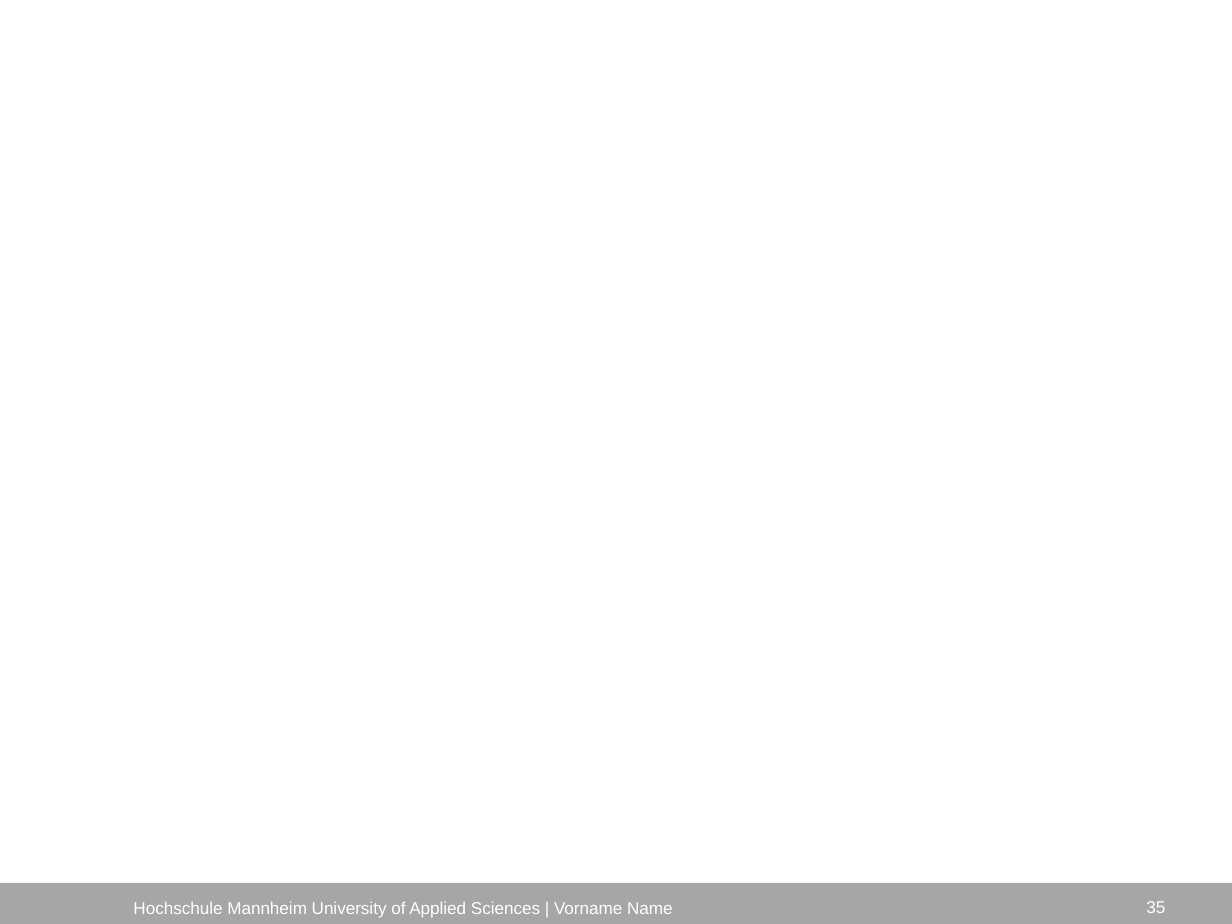
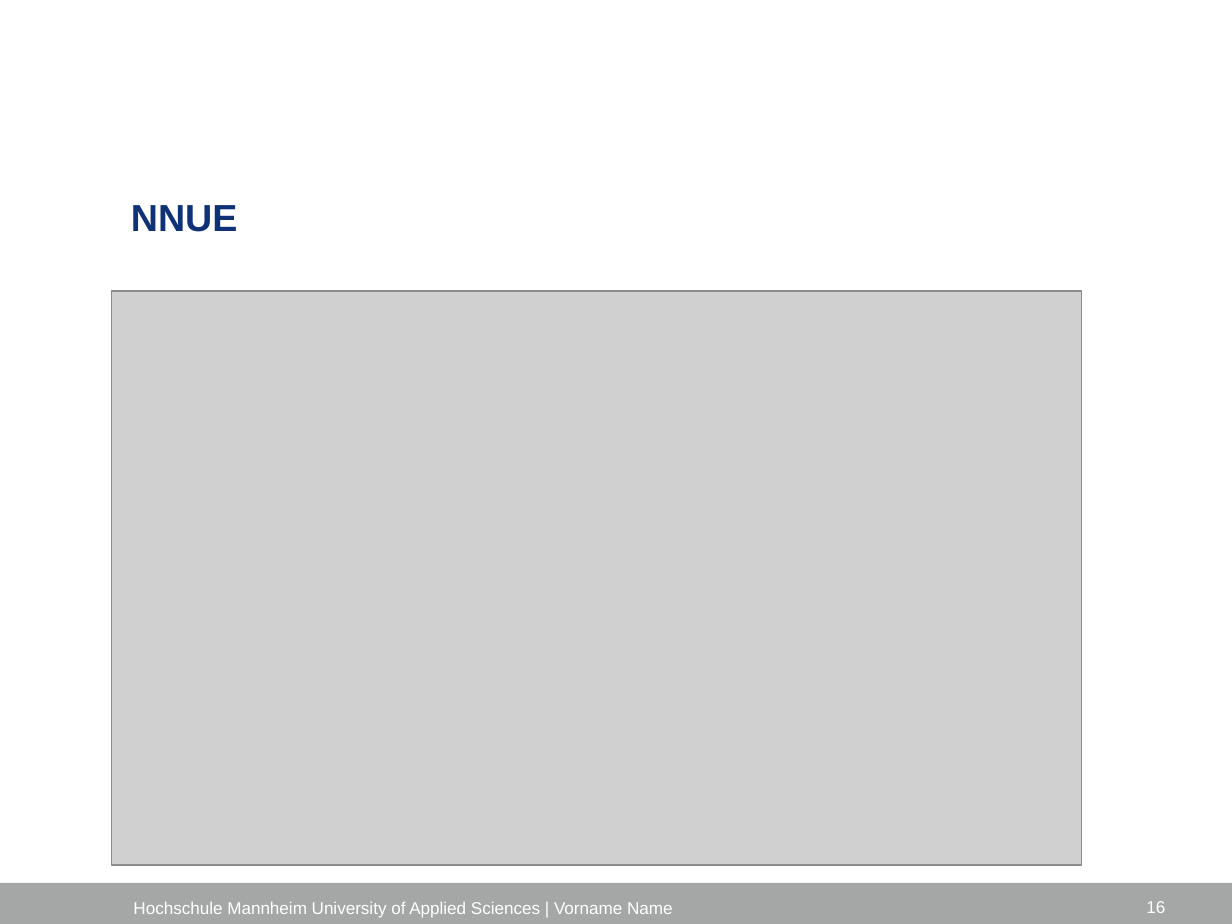
Before and after one commit to marvinkarhan/Bachelorarbeit, a slide deck: slide 16 of latex/Kolloquium/Kolloquium_Marvin_Karhan.pptx (slide 35 before the commit). Drawn at 1232x924 pixels with LibreOffice and Linux fonts; fonts in the diff are those of the drawing; grey boxes stand for pictures; background and template pictures are left out. Boxes give left, top, right and bottom in pixels: in the first picture for what was removed or moved away, otherwise in the second. Text is boxed around its words. In the diff, an @@ line names an element or a change of style, - is before the commit and + after.

```diff
--- a/latex/Kolloquium/Kolloquium_Marvin_Karhan.pptx
+++ b/latex/Kolloquium/Kolloquium_Marvin_Karhan.pptx
@@ title added at box(131, 205, 237, 232), 22 pt, text #0F3277, bold @@
+NNUE
@@ picture added at box(112, 291, 1082, 865) @@
@@ page number at box(1146, 901, 1165, 913): text changed @@
-35
+16
```
Also in this commit, not shown: 9 other slides changed, 7 slides added, 13 slides removed, 9 other files.
